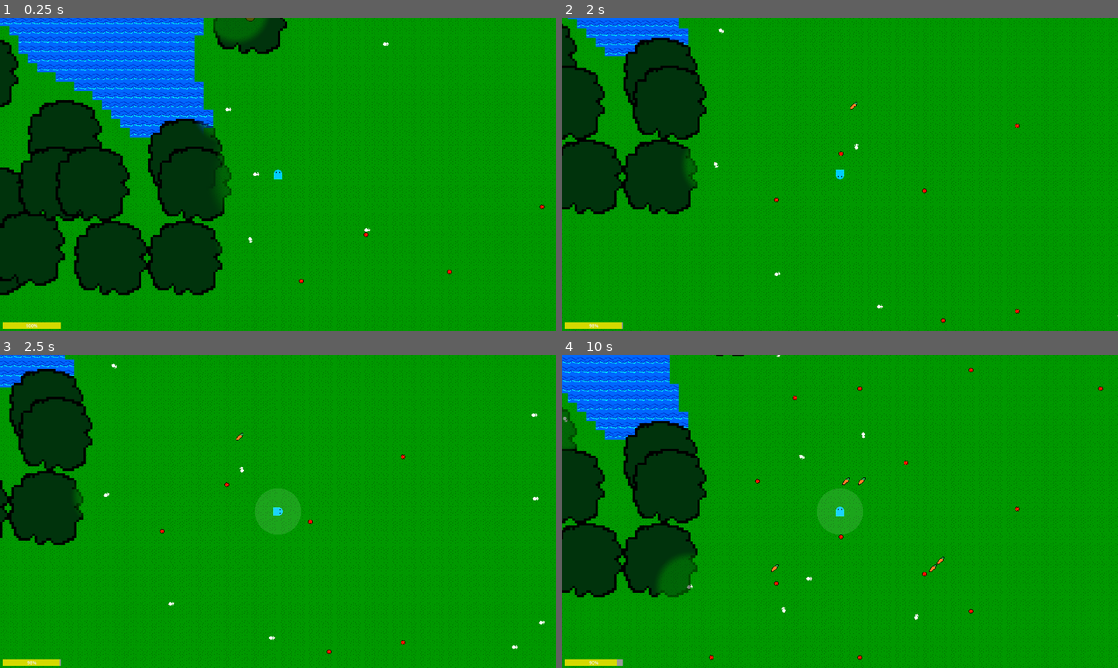
Above: before the commit, frames 1-4 (two rows, left to right).
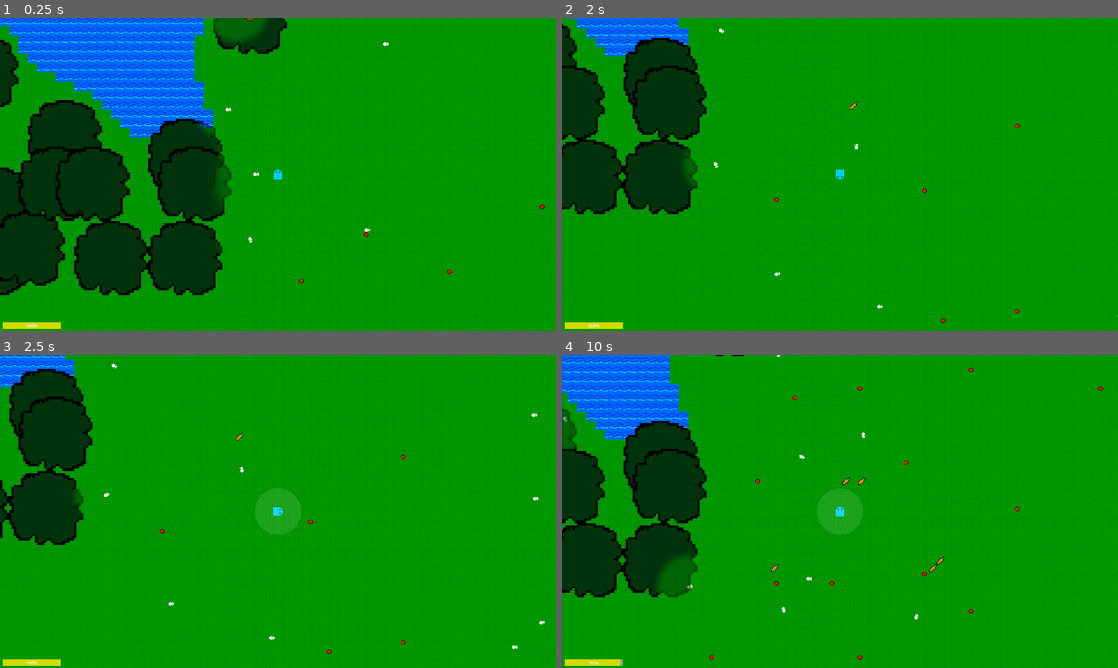
Above: after the commit, the same moments.

Repository: Kyhel/lost-in-pixels
Game: Godot game, scene res://scenes/game.tscn
The game is run twice, just before and just after one commit, with the same random seed, the same clock (stepped at 60 frames per second) and the same inputs.
Inputs:
- Up to frame 1 (0.25 s): no input
- Up to frame 2 (2 s): hold Right (ui_right) 0.53-1.28 s; hold F (attack) 0.53-1.28 s; hold Down (ui_down) from 1.28 s (still down); tap Q (spawn_carrot) at 1.35 s
- Up to frame 3 (2.5 s): release Down (ui_down) at 2.03 s; hold Right (ui_right) from 2.03 s (still down); hold F (attack) from 2.03 s (still down)
- Up to frame 4 (10 s): release Right (ui_right) at 2.78 s; release F (attack) at 2.78 s; hold Up (ui_up) 2.78-3.53 s; tap Q (spawn_carrot) every 1.5 s from 2.85 to 8.85 s; hold F (attack) 3.53-4.28 s; hold Left (ui_left) 3.53-5.03 s; hold Down (ui_down) 5.03-5.78 s; hold F (attack) 5.03-5.78 s; hold Right (ui_right) 5.78-6.53 s; hold Up (ui_up) 6.53-7.28 s; hold F (attack) 6.53-7.28 s; hold Right (ui_right) 7.28-8.03 s; hold Down (ui_down) 8.03-8.78 s; hold F (attack) 8.03-8.78 s; hold Left (ui_left) 8.78-9.53 s; hold Up (ui_up) from 9.53 s (still down); hold F (attack) from 9.53 s (still down)

Frame 1 is identical in both runs. In frame 2, less than 0.1% of the frame differs, in the area x 4-51%, y 42-100%; in frame 3, less than 0.1%; in frame 4, less than 0.1%, in the area x 5-51%, y 57-100%.

Commit message:
Eating flowers feeds player

Diff:
--- a/actors/player/player.gd
+++ b/actors/player/player.gd
@@ -12,8 +12,8 @@
 @export var weapon: WeaponData
 var attack_cooldown_timer: float = 0.0
 
-@export var max_hunger: int = 100
-@export var hunger_decay_rate: int = 1 # per second
+@export var max_hunger: float = 100.0
+@export var hunger_decay_rate: float = 0.5 # per second
 @export var hunger: float = max_hunger
 
 @onready var attack_hitbox: Area2D = $AttackHitbox
@@ -27,9 +27,7 @@
 
 func _physics_process(delta):
 
-	hunger -= hunger_decay_rate * delta
-	hunger = clamp(hunger, 0, max_hunger)
-	hunger_changed.emit(hunger)
+	_update_hunger(delta)
 
 	var dir = Vector2.ZERO
 
@@ -51,7 +49,7 @@
 	if Input.is_action_just_pressed("spawn_carrot"):
 		_spawn_carrot()
 
-	# try_pickup_items()
+	try_pickup_items()
 
 	var speed_modifier = ChunkManager.get_walk_speed_at_world_pos(global_position)
 
@@ -110,4 +108,16 @@
 
 func try_pickup_items():
 	for item in ObjectsManager.get_nearby_items(global_position, PICKUP_RADIUS):
+		if not item.item_data.can_pickup:
+			continue
 		item.on_picked_up(self)
+		if item.item_data.player_food_value > 0:
+			_increase_hunger(item.item_data.player_food_value)
+
+func _update_hunger(delta: float):
+	_increase_hunger(-hunger_decay_rate * delta)
+
+func _increase_hunger(amount: float):
+	hunger += amount
+	hunger = clamp(hunger, 0, max_hunger)
+	hunger_changed.emit(hunger)
--- a/data/items/item_data.gd
+++ b/data/items/item_data.gd
@@ -10,6 +10,10 @@
 @export var max_stack: int = 1
 @export var taming_value: int = 0
 
+# Player
+@export var can_pickup: bool = false
+@export var player_food_value: int = 0
+
 @export var spawn_definition: SpawnDefinition
 
 # Optional effect scripts for modular behavior.
--- a/data/objects/nature/flowers/flower_red_1.tres
+++ b/data/objects/nature/flowers/flower_red_1.tres
@@ -9,5 +9,7 @@
 id = &"flower_red_1"
 display_name = "Red Flower 1"
 texture = ExtResource("3_pievh")
+can_pickup = true
+player_food_value = 10
 spawn_definition = ExtResource("2_we0v4")
 metadata/_custom_type_script = "uid://b12224xo0dkcj"
--- a/managers/objects_manager.gd
+++ b/managers/objects_manager.gd
@@ -54,8 +54,8 @@
 	chunk_items.erase(chunk)
 
 
-func get_nearby_items(origin: Vector2, radius: float) -> Array:
-	var results: Array = []
+func get_nearby_items(origin: Vector2, radius: float) -> Array[WorldItem]:
+	var results: Array[WorldItem] = []
 	var radius_sq := radius * radius
 
 	var origin_chunk: Vector2i = ChunkManager.get_chunk_from_position(origin)
